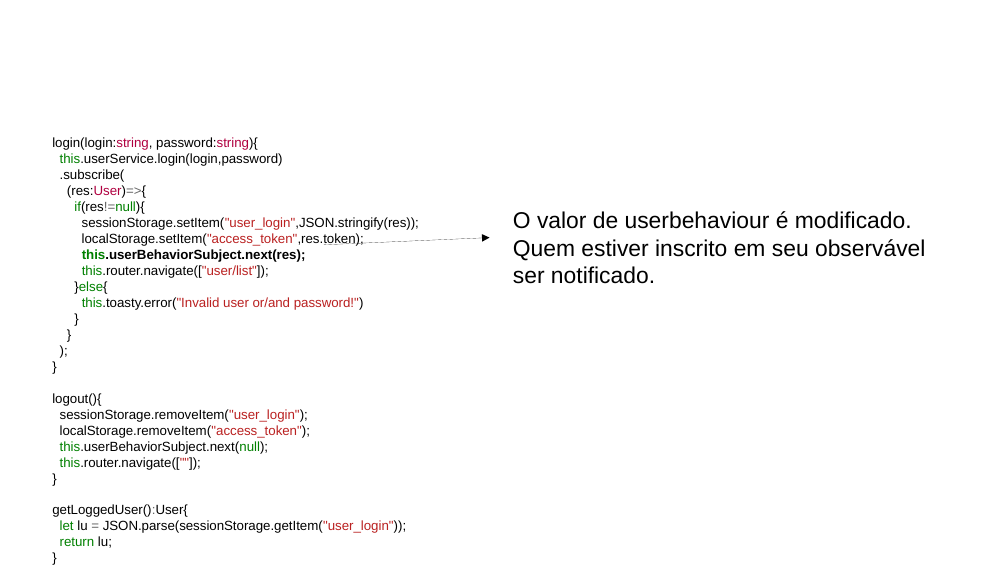
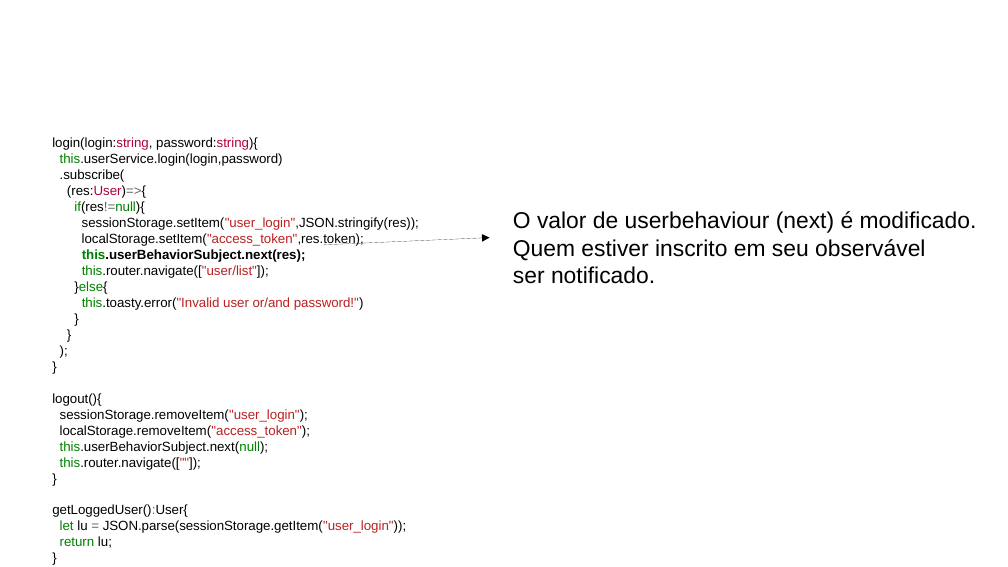
Before and after one commit to CCastro01/PIW-2019_1, a slide deck: slide 55 of SLIDES/14 - Refatoração do Projeto CRUD.odp (slide 54 before the commit). Drawn at 1008x567 pixels with LibreOffice and Linux fonts; fonts in the diff are those of the drawing; background and template pictures are left out. Boxes give left, top, right and bottom in pixels: in the first picture for what was removed or moved away, otherwise in the second. Text is boxed around its words. In the diff, an @@ line names an element or a change of style, - is before the commit and + after.

```diff
--- a/SLIDES/14 - Refatoração do Projeto CRUD.odp
+++ b/SLIDES/14 - Refatoração do Projeto CRUD.odp
@@ text at (513,211,977,233): text changed @@
-O valor de userbehaviour é modificado.
+O valor de userbehaviour (next) é modificado.
```
Also in this commit, not shown: 23 other slides changed, 1 slide added, 27 other files.
